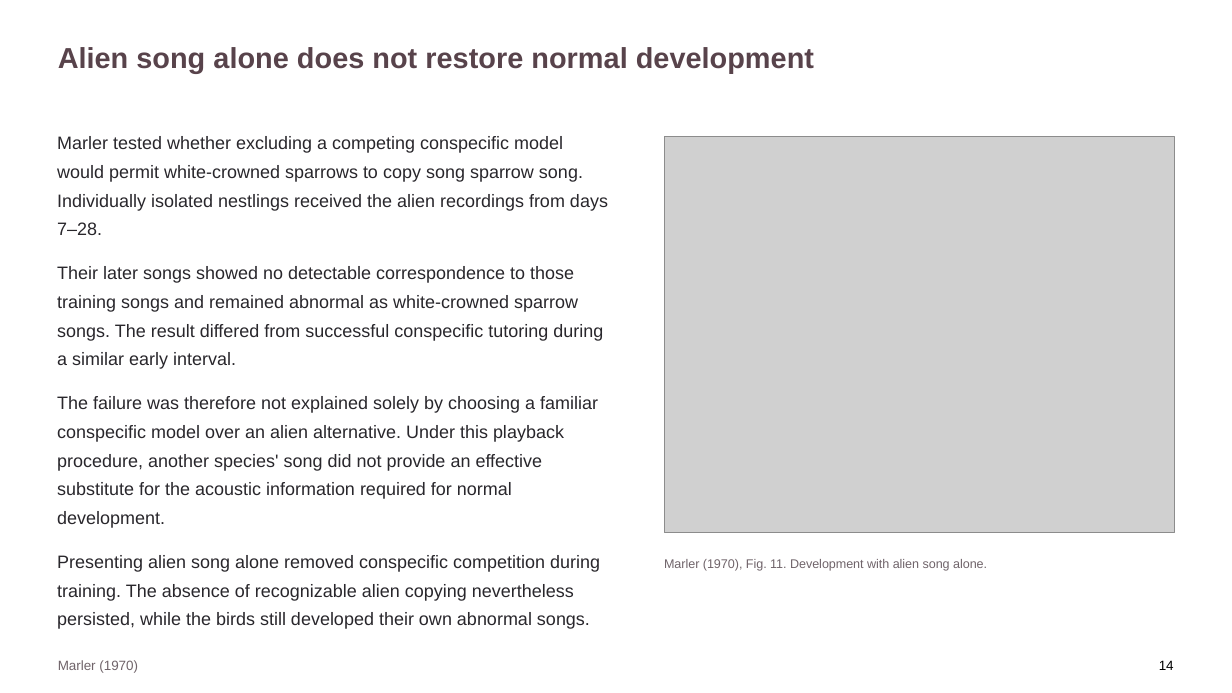
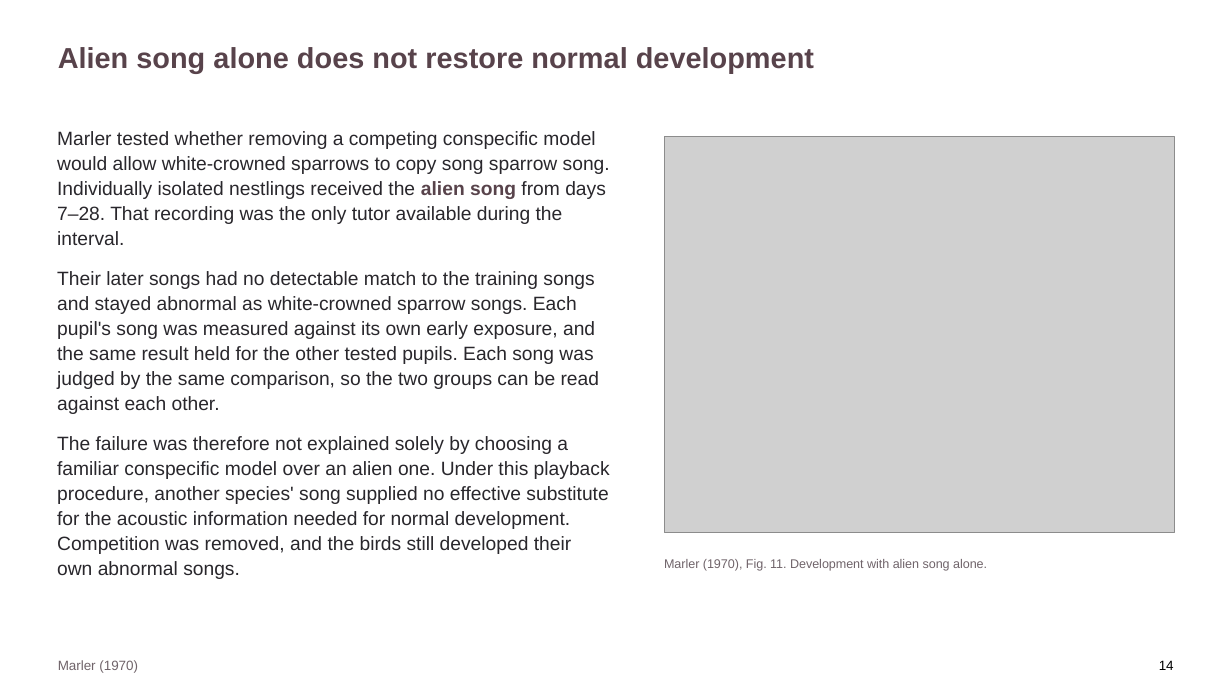
Before and after one commit to jordanxxlopez/NEUROETHOLOGY, a slide deck: slide 18 of scaffolded/Neuroethology_Lecture33_FA2026_SCAFFOLDED.pptx. Drawn at 1232x693 pixels with LibreOffice and Linux fonts; fonts in the diff are those of the drawing; grey boxes stand for pictures. Boxes give left, top, right and bottom in pixels: in the first picture for what was removed or moved away, otherwise in the second. Text is boxed around its words. In the diff, an @@ line names an element or a change of style, - is before the commit and + after.

```diff
--- a/scaffolded/Neuroethology_Lecture33_FA2026_SCAFFOLDED.pptx
+++ b/scaffolded/Neuroethology_Lecture33_FA2026_SCAFFOLDED.pptx
@@ text at (57,131,610,579): text changed; size 14 to 15 pt @@
-Marler tested whether excluding a competing conspecific model would permit white-crowned sparrows to copy song sparrow song. Individually isolated nestlings received the alien recordings from days 7–28.
-Their later songs showed no detectable correspondence to those training songs and remained abnormal as white-crowned sparrow songs. The result differed from successful conspecific tutoring during a similar early interval.
-The failure was therefore not explained solely by choosing a familiar conspecific model over an alien alternative. Under this playback procedure, another species' song did not provide an effective substitute for the acoustic information required for normal development.
-Presenting alien song alone removed conspecific competition during training. The absence of recognizable alien copying nevertheless persisted, while the birds still developed their own abnormal songs.
+Marler tested whether removing a competing conspecific model would allow white-crowned sparrows to copy song sparrow song. Individually isolated nestlings received the alien song from days 7–28. That recording was the only tutor available during the interval.
+Their later songs had no detectable match to the training songs and stayed abnormal as white-crowned sparrow songs. Each pupil's song was measured against its own early exposure, and the same result held for the other tested pupils. Each song was judged by the same comparison, so the two groups can be read against each other.
+The failure was therefore not explained solely by choosing a familiar conspecific model over an alien one. Under this playback procedure, another species' song supplied no effective substitute for the acoustic information needed for normal development. Competition was removed, and the birds still developed their own abnormal songs.
```
Also in this commit, not shown: 57 other slides changed, 12 other files.
